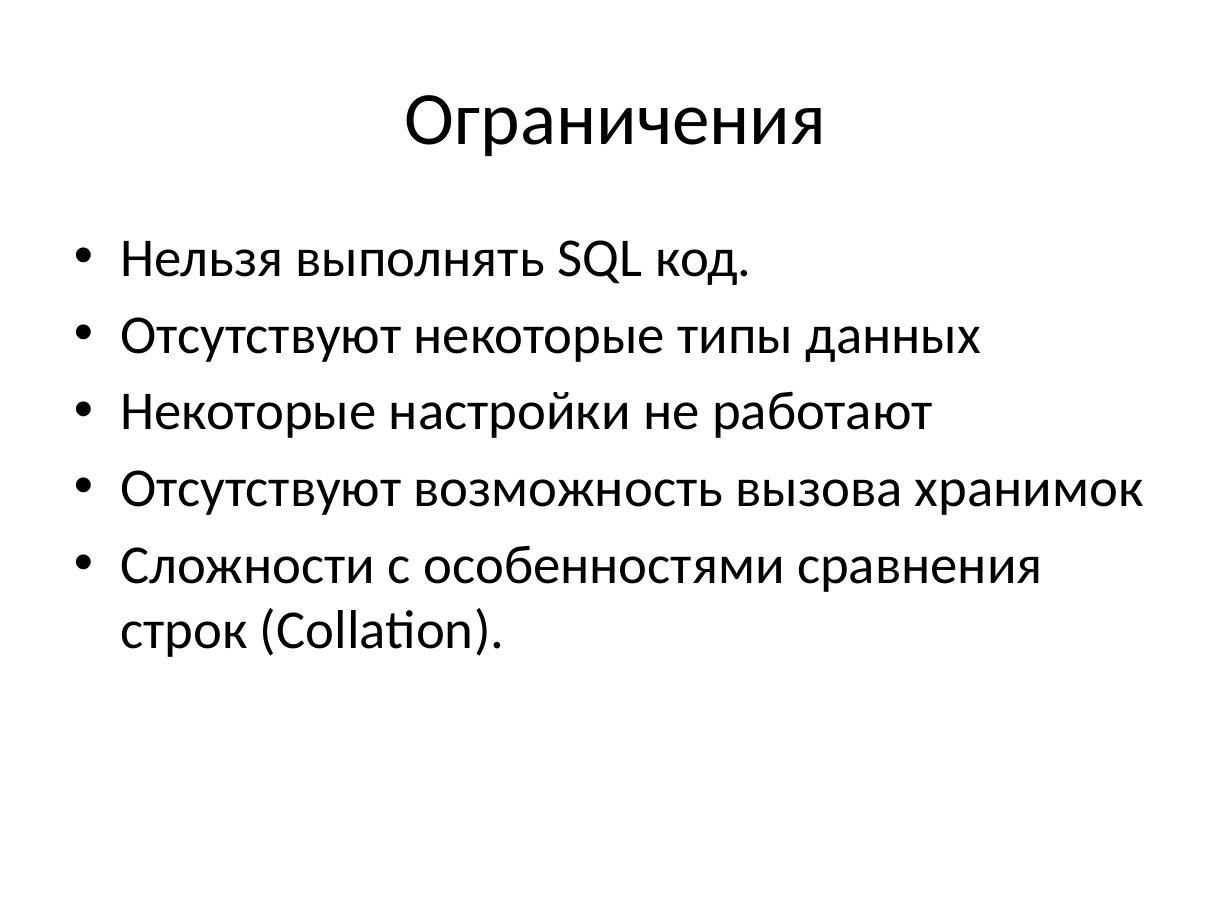
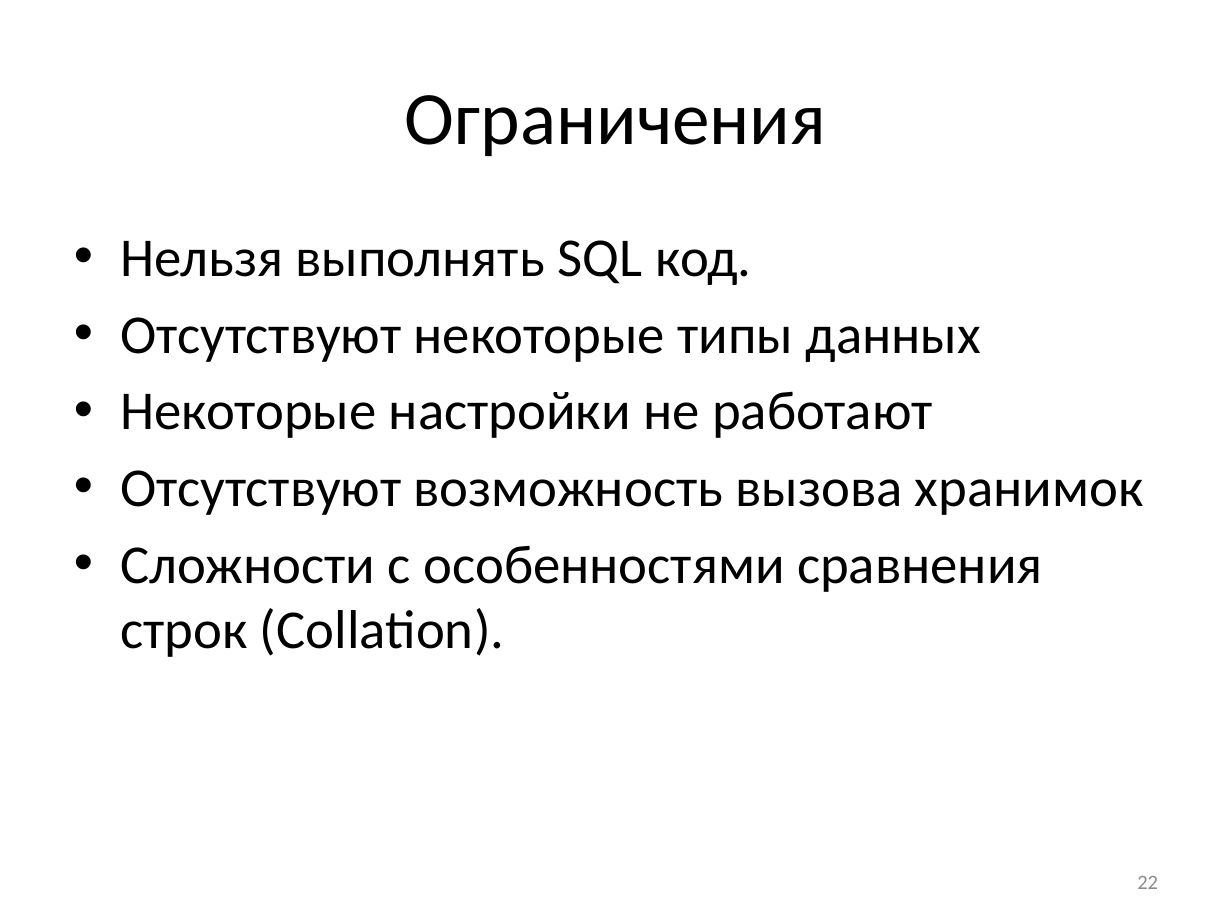
Before and after one commit to andrew-iv/DotnetEkb.EfTesting, a slide deck: slide 22 of Доклад на митап Иванов.pptx. Drawn at 1232x924 pixels with LibreOffice and Linux fonts; fonts in the diff are those of the drawing. Boxes give left, top, right and bottom in pixels: in the first picture for what was removed or moved away, otherwise in the second. Text is boxed around its words. In the diff, an @@ line names an element or a change of style, - is before the commit and + after.

```diff
--- a/Доклад на митап Иванов.pptx
+++ b/Доклад на митап Иванов.pptx
@@ page number added at bbox=[1137, 876, 1158, 889], 12 pt, text #8C8C8C @@
+22
```
Also in this commit, not shown: 23 other slides changed.
